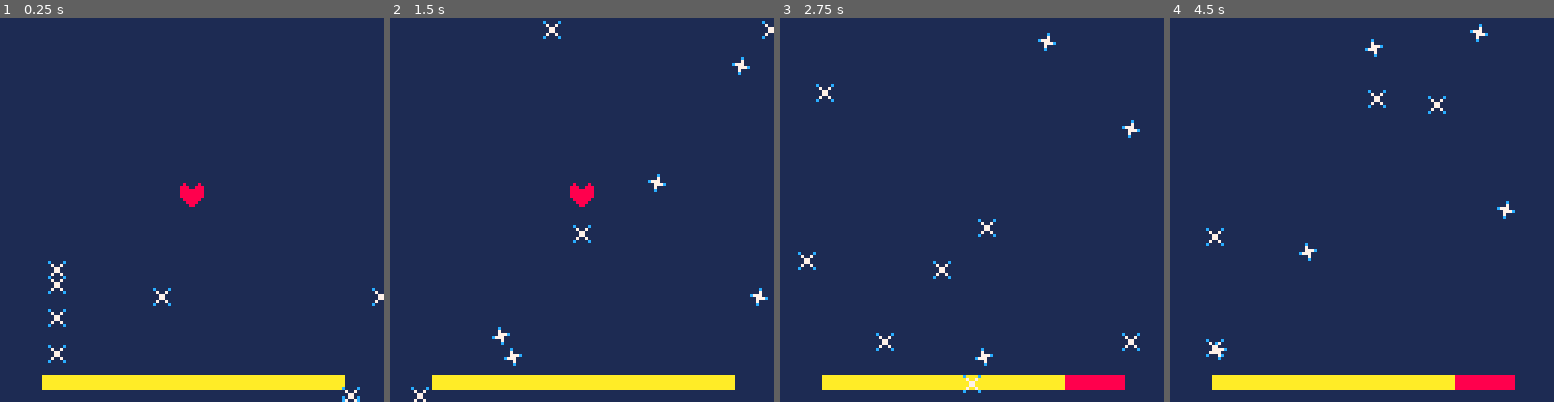
Above: before the commit, frames 1-4 (left to right).
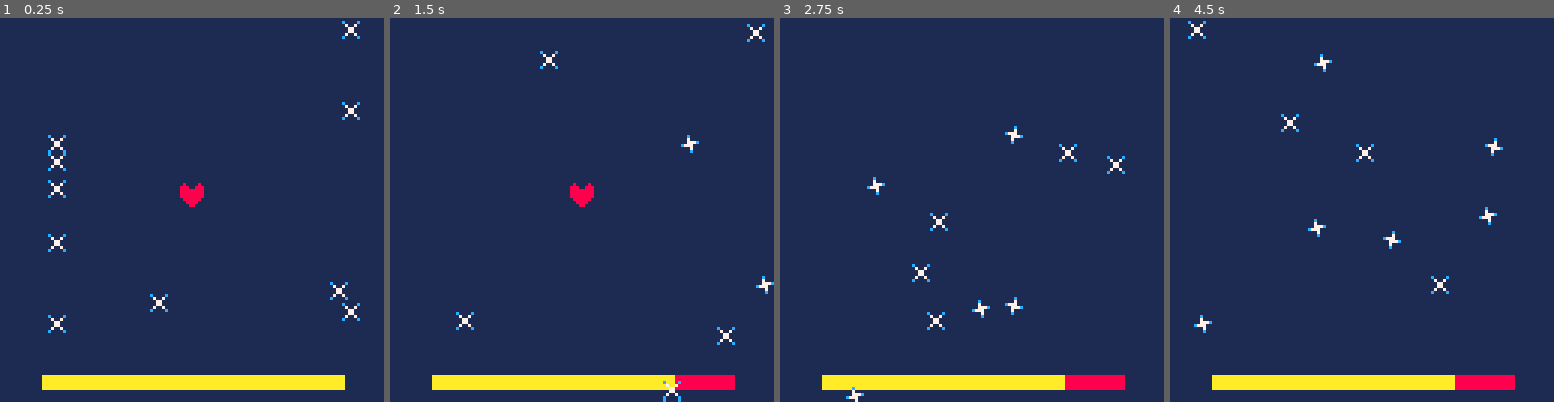
Above: after the commit, the same moments.

Repository: hiddenwaffle/pico8-sandbox
Game: PICO-8 cartridge undertale-stars.p8
The game is run twice, just before and just after one commit, with the same random seed, the same clock (stepped at 60 frames per second) and the same inputs.
Inputs:
- Up to frame 1 (0.25 s): no input
- Up to frame 2 (1.5 s): no input
- Up to frame 3 (2.75 s): hold Right 1.6-2.1 s; hold Up 2.15-2.42 s; hold Right from 2.47 s (still down)
- Up to frame 4 (4.5 s): release Right at 3.03 s; hold Left 3.08-3.58 s; hold Down 3.63-3.97 s; hold Right from 4.02 s (still down)

The runs differ from the first frame. In frame 1, 1.2% of the frame differs, in the area x 12-100%, y 0-100%; in frame 2, 1.7%, in the area x 5-100%, y 0-100%; in frame 3, 1.5%; in frame 4, 1.4%.

Commit message:
Add randomness to star trajectories

Diff:
--- a/undertale-stars.p8
+++ b/undertale-stars.p8
@@ -28,8 +28,6 @@
   star.y = 0
   star.dx = 0
   star.dy = 0
-  star.ax = 0
-  star.ay = 0
 end
 
 function _update60()
@@ -112,25 +110,20 @@
   local side = flr(rnd(3)) -- 3 possible sides
   if side == 0 then -- left
     star.x = 0
-    star.y = flr(rnd(65)) + 64 -- only bottom half
+    star.y = flr(rnd(128))
     star.dx = 1
-    star.dy = 0 -- todo ax ay instead
+    star.dy = rnd(1) * -1
   elseif side == 1 then -- right
     star.x = 128
-    star.y = flr(rnd(65)) + 64 -- only bottom half
+    star.y = flr(rnd(128))
     star.dx = -1
-    star.dy = 0 -- todo ax ay instead
+    star.dy = rnd(1) * -1
   else -- bottom
     star.x = flr(rnd(128)) + 1
     star.y = 128
-    star.dx = 0
-    star.dy = -2.75 -- todo ax ay instead
-  end
-end
-
--- random integer between 0 and 3
-function rndi_0_to_3()
-  return
+    star.dx = 1 - rnd(2)
+    star.dy = -2.75 + rnd(1) - 0.5
+  end
 end
 
 function count_active_stars()
